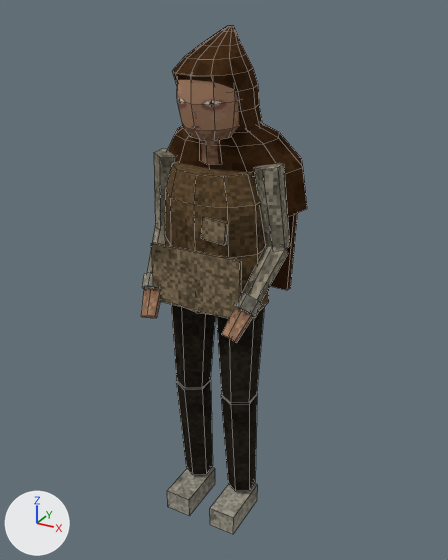
One commit to the Blender file blender/npcs/bastiao.blend: the scene before it, then after it.
Camera for both pictures: a 50 mm lens placed at (0.946, -1.67, 1.762), pointed at (-0.005, 0.06, 0.897). Arrows for +X, +Y and +Z are at lower left; the lights stay in place. The older version comes first. Mesh edges are drawn as thin lines.

Objects in the first picture: 'bastiao'.
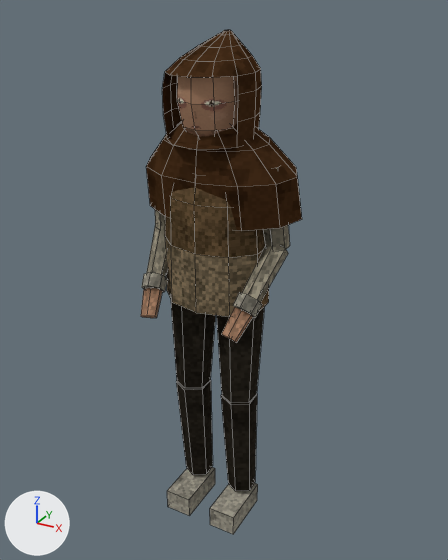
Location of each change, (x1, y1, x2, y2) in pixels of the pictures (448 x 560 px; the box of a moved part takes in the faces that stretch with it):
'bastiao', reshaped
    before: (141, 26, 307, 534)
    after: (141, 30, 302, 534)
part 1 of me_bastiao, rebuilt (12% wider, 18% taller)
    before: (168, 123, 307, 216)
    after: (146, 121, 302, 231)
part 2 of me_bastiao, deleted (brown)
    before: (151, 242, 242, 318)
part 3 of me_bastiao, deleted (brown)
    before: (201, 216, 228, 245)
part 4 of me_bastiao, deleted
    before: (270, 213, 298, 290)
part 5 of me_bastiao, moved or reshaped
    before: (173, 26, 262, 133)
    after: (162, 30, 262, 149)
part 6 of me_bastiao, recoloured
    both: (165, 240, 258, 315)

Diff of the bpy script that builds the scene:
```diff
--- a/blender/npcs/bastiao.blend.py
+++ b/blender/npcs/bastiao.blend.py
@@ me_bastiao @@
 # used by ob_bastiao; location = (0.0, 0.0, 0.0)
-me_bastiao.from_pydata(...)  # 446 vertices, 342 faces; spans x -0.26..0.26, y -0.2..0.28, z -0.02..1.71
+me_bastiao.from_pydata(...)  # 416 vertices, 312 faces; spans x -0.28..0.28, y -0.2..0.21, z -0.02..1.7
+# me_bastiao part 1: the loose piece of 48 vertices spanning x -0.26..0.26, y -0.05..0.28, z 1.15..1.46 is rebuilt with 48 vertices and now spans x -0.28..0.28, y -0.13..0.21, z 1.14..1.48
+# me_bastiao part 2: the loose piece of 8 vertices spanning x -0.16..0.16, y -0.14..-0.13, z 0.87..1.07 is deleted
+# me_bastiao part 3: the loose piece of 8 vertices spanning x 0.03..0.11, y -0.14..-0.13, z 1.11..1.19 is deleted
+# me_bastiao part 4: the loose piece of 8 vertices spanning x -0.2..0.2, y 0.14..0.2, z 0.87..1.17 is deleted
+# me_bastiao part 5
+# 84 vertices are removed from x -0.12..0.12, y -0.14..0.16, z 1.42..1.71
+# 86 faces are deleted
+# 72 vertices are added at x -0.14..0.14, y -0.16..0.12, z 1.39..1.7
+# 6 new vertices lie (0.07, 0.02, 0.0) away from vertices in x -0.07..0.0, y -0.16..0.11, z 1.39..1.6
+# 74 new faces join them, mat_bs_hood
+# me_bastiao part 6: 4 faces spanning x -0.18..0.18, y -0.13..-0.04, z 0.86..1.06 switch from mat_bs_vest to mat_bs_panel
 me_bastiao.materials.append(mat_bs_pants)
```
